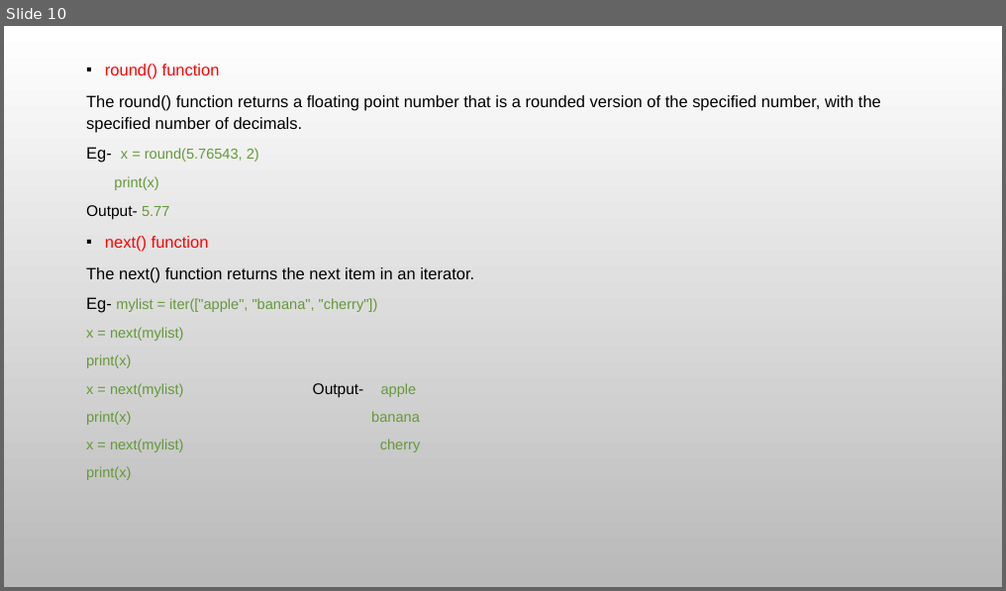
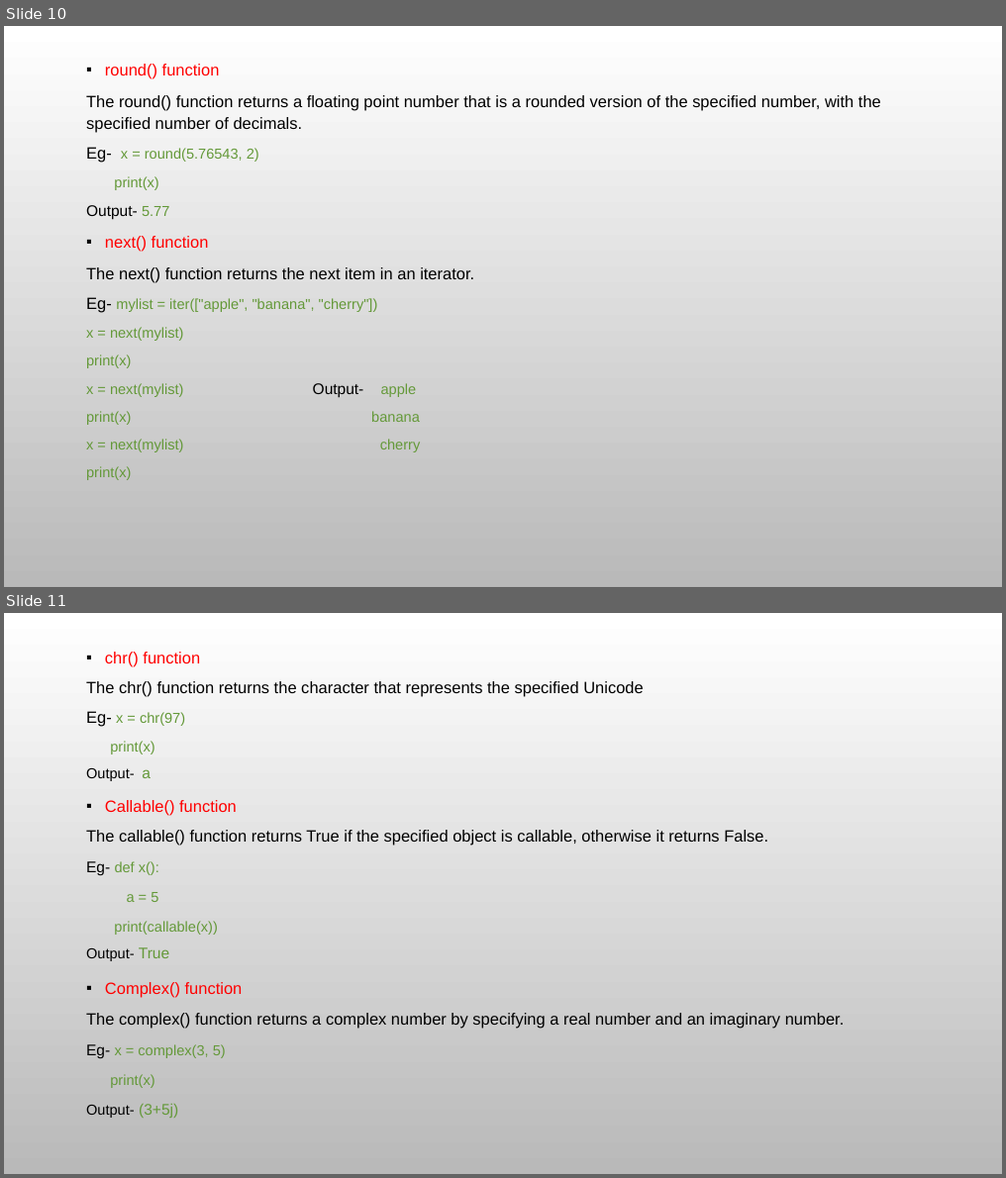
Before and after one commit to maharshigupta/Sandbox, a slide deck: Inbuilt functions in python.pptx. Shown one above the other, each under a label of ours: slide 10 before the commit, slides 10 and 11 after it. The pictures are 1006x591 and 1006x1178 pixels, drawn with LibreOffice and Linux fonts; fonts in the diff are those of the drawing; background and template pictures are left out. Boxes give left, top, right and bottom in pixels: in the first picture for what was removed or moved away, otherwise in the second. Text is boxed around its words. In the diff, an @@ line names an element or a change of style, - is before the commit and + after.

Commit message:
Add files via upload
Updated inbuilt function PPT

```diff
--- a/Inbuilt functions in python.pptx
+++ b/Inbuilt functions in python.pptx
@@ slide 11 added at (4, 613, 1002, 1174), background picture (left out) @@
@@ text added at (86, 652, 845, 1118), 15.7 pt, text #000000 @@
+▪ chr() function
+The chr() function returns the character that represents the specified Unicode
+Eg- x = chr(97)
+print(x)
+Output- a
+▪ Callable() function
+The callable() function returns True if the specified object is callable, otherwise it returns False.
+Eg- def x():
+a = 5
+print(callable(x))
+Output- True
+▪ Complex() function
+The complex() function returns a complex number by specifying a real number and an imaginary number.
+Eg- x = complex(3, 5)
+print(x)
+Output- (3+5j)
```
Also in this commit, not shown: 4 other slides added.
